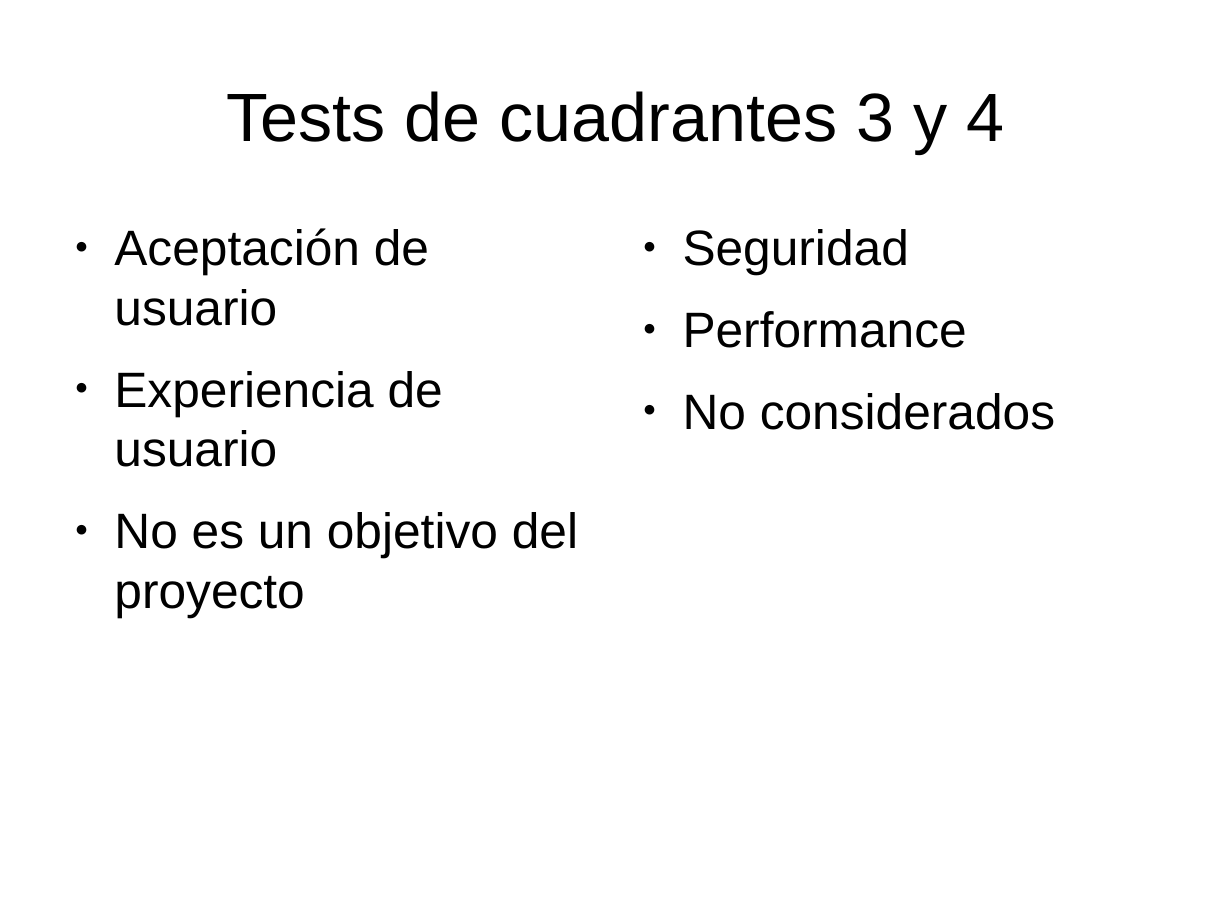
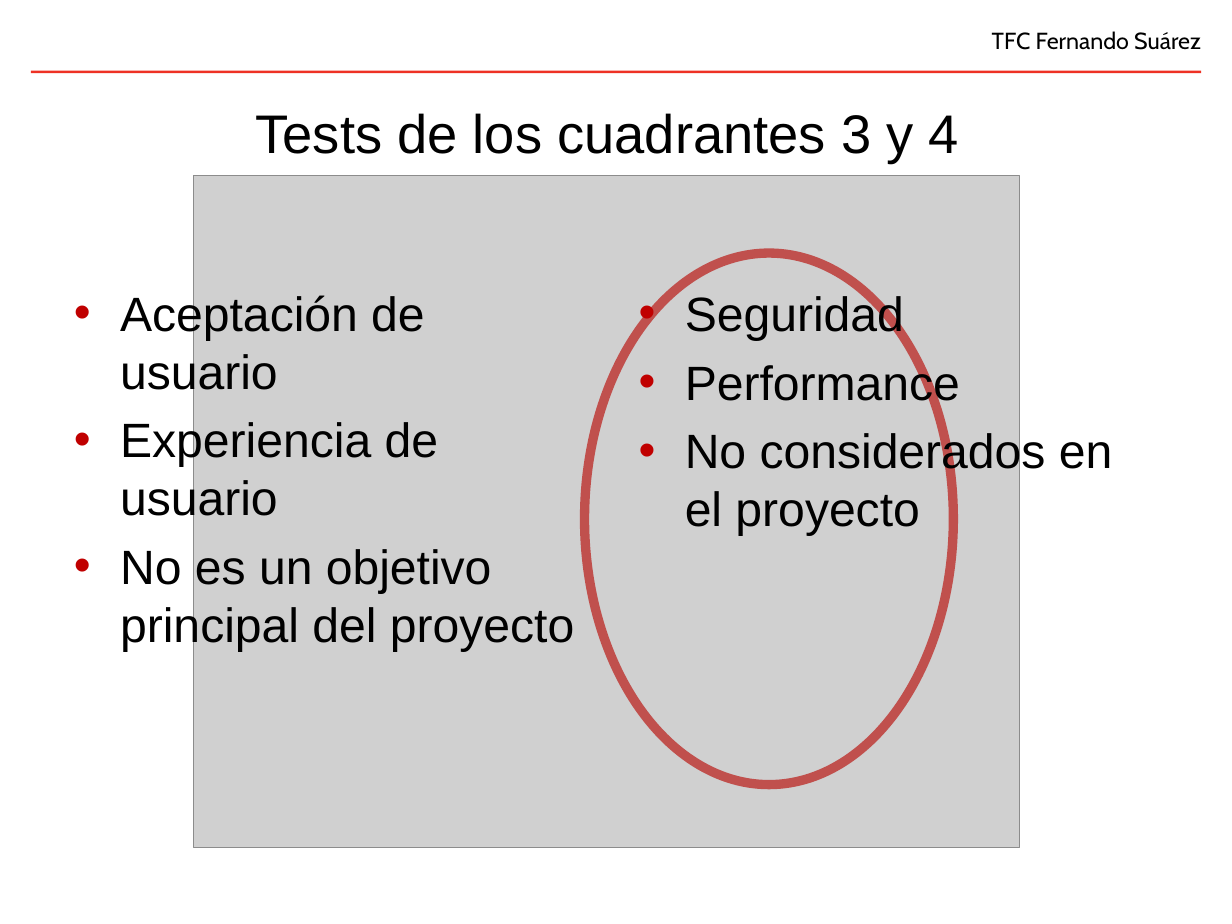
Before and after one commit to fsuarezj/toolBuilder-portlet, a slide deck: slide 13 of doc/presentation/presentacion.odp. Drawn at 1232x924 pixels with LibreOffice and Linux fonts; fonts in the diff are those of the drawing; grey boxes stand for pictures; background and template pictures are left out. Boxes give left, top, right and bottom in pixels: in the first picture for what was removed or moved away, otherwise in the second. Text is boxed around its words. In the diff, an @@ line names an element or a change of style, - is before the commit and + after.

```diff
--- a/doc/presentation/presentacion.odp
+++ b/doc/presentation/presentacion.odp
@@ text added at [992, 31, 1201, 50], 15 pt, text #000000 @@
+TFC Fernando Suárez
@@ line added from (1202, 72) to (31, 72), #EE3124 1.5 pt @@
@@ title at [255, 113, 959, 163]: text changed; size 44 to 35 pt @@
-Tests de cuadrantes 3 y 4
+Tests de los cuadrantes 3 y 4
@@ picture added at [193, 176, 1020, 847] @@
@@ freeform shape added at [585, 253, 954, 785], outline #C0504D 6.01 pt @@
@@ text "Aceptación de usuario": place and size @@
-text "Aceptación de usuario" at [114, 228, 578, 617]
+text "Aceptación de usuario" at [120, 293, 574, 652]
@@ text at [120, 293, 438, 525]: size 32 to 31 pt in "Aceptación de usuario", "Experiencia de usuario"; bullet ● to •; less space between paragraphs; bullet colour #000000 to #C00000 @@
@@ text "Seguridad": place and size @@
-text "Seguridad" at [683, 229, 1055, 430]
+text "Seguridad" at [685, 293, 1113, 536]
@@ text at [685, 293, 960, 410]: size 32 to 31 pt in "Seguridad", "Performance"; bullet ● to •; less space between paragraphs; bullet colour #000000 to #C00000 @@
@@ text at [685, 430, 1113, 536]: text changed; size 32 to 31 pt @@
-● No considerados
+• No considerados en el proyecto
@@ text at [120, 549, 574, 652]: text changed; size 32 to 31 pt @@
-● No es un objetivo del proyecto
+• No es un objetivo principal del proyecto
```
Also in this commit, not shown: 18 other slides changed, 4 slides added, 5 slides removed, 2 other files.
